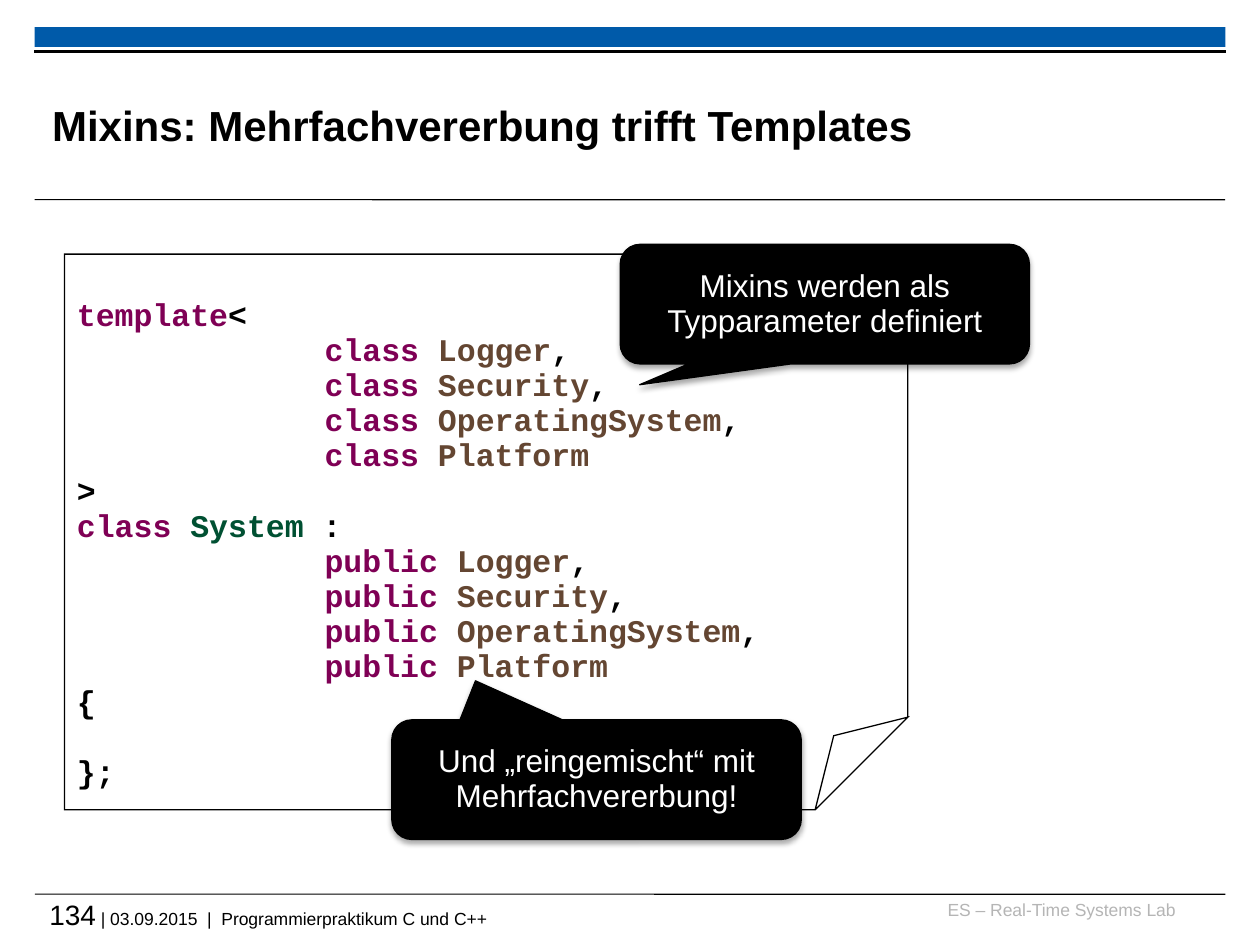
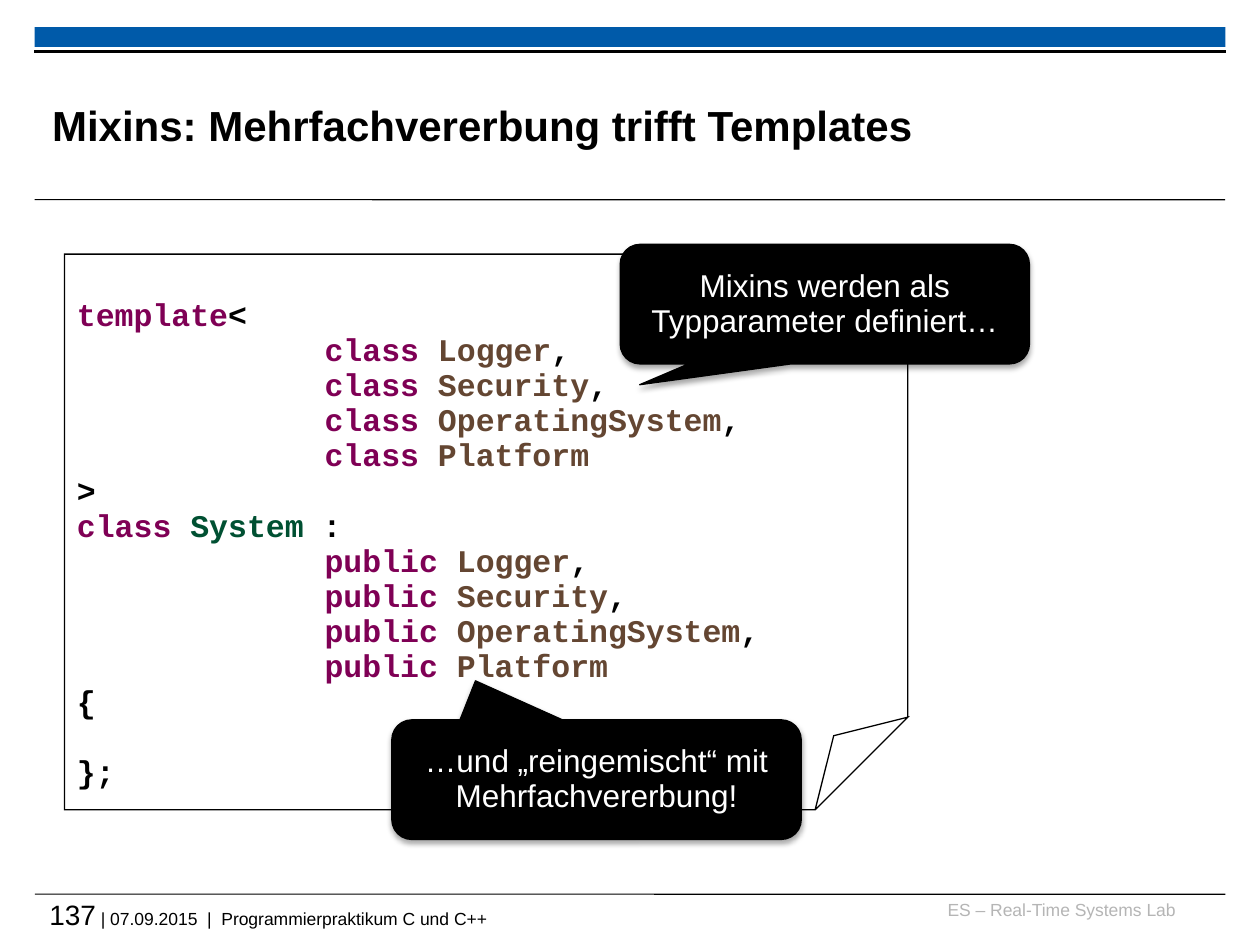
Before and after one commit to h82k/tud-cppp, a slide deck: slide 137 of vorlesung/cppp_lecture.pptx (slide 134 before the commit). Drawn at 1260x945 pixels with LibreOffice and Linux fonts; fonts in the diff are those of the drawing; background and template pictures are left out. Boxes give left, top, right and bottom in pixels: in the first picture for what was removed or moved away, otherwise in the second. Text is boxed around its words. In the diff, an @@ line names an element or a change of style, - is before the commit and + after.

```diff
--- a/vorlesung/cppp_lecture.pptx
+++ b/vorlesung/cppp_lecture.pptx
@@ text in rounded speech box at bbox=[651, 274, 998, 338]: text changed @@
-Mixins werden als Typparameter definiert
+Mixins werden als Typparameter definiert…
@@ text in rounded speech box at bbox=[425, 749, 768, 813]: text changed @@
-Und „reingemischt“ mit Mehrfachvererbung!
+…und „reingemischt“ mit Mehrfachvererbung!
@@ text at bbox=[49, 905, 487, 929]: text changed @@
-134 | 03.09.2015 | Programmierpraktikum C und C++
+137 | 07.09.2015 | Programmierpraktikum C und C++
```
Also in this commit, not shown: 44 other slides changed, 6 slides added, 3 slides removed, 1 other file.
